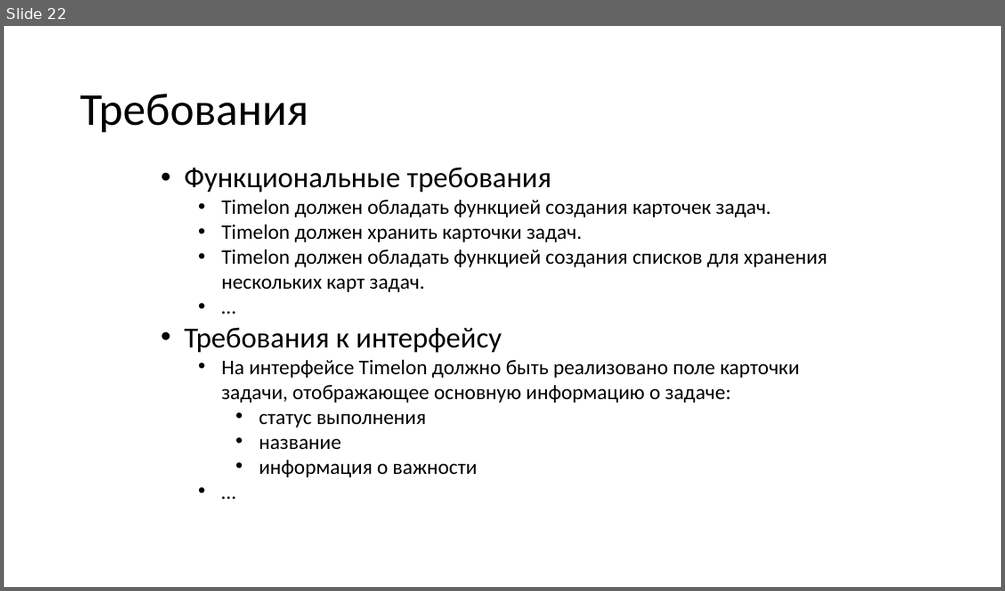
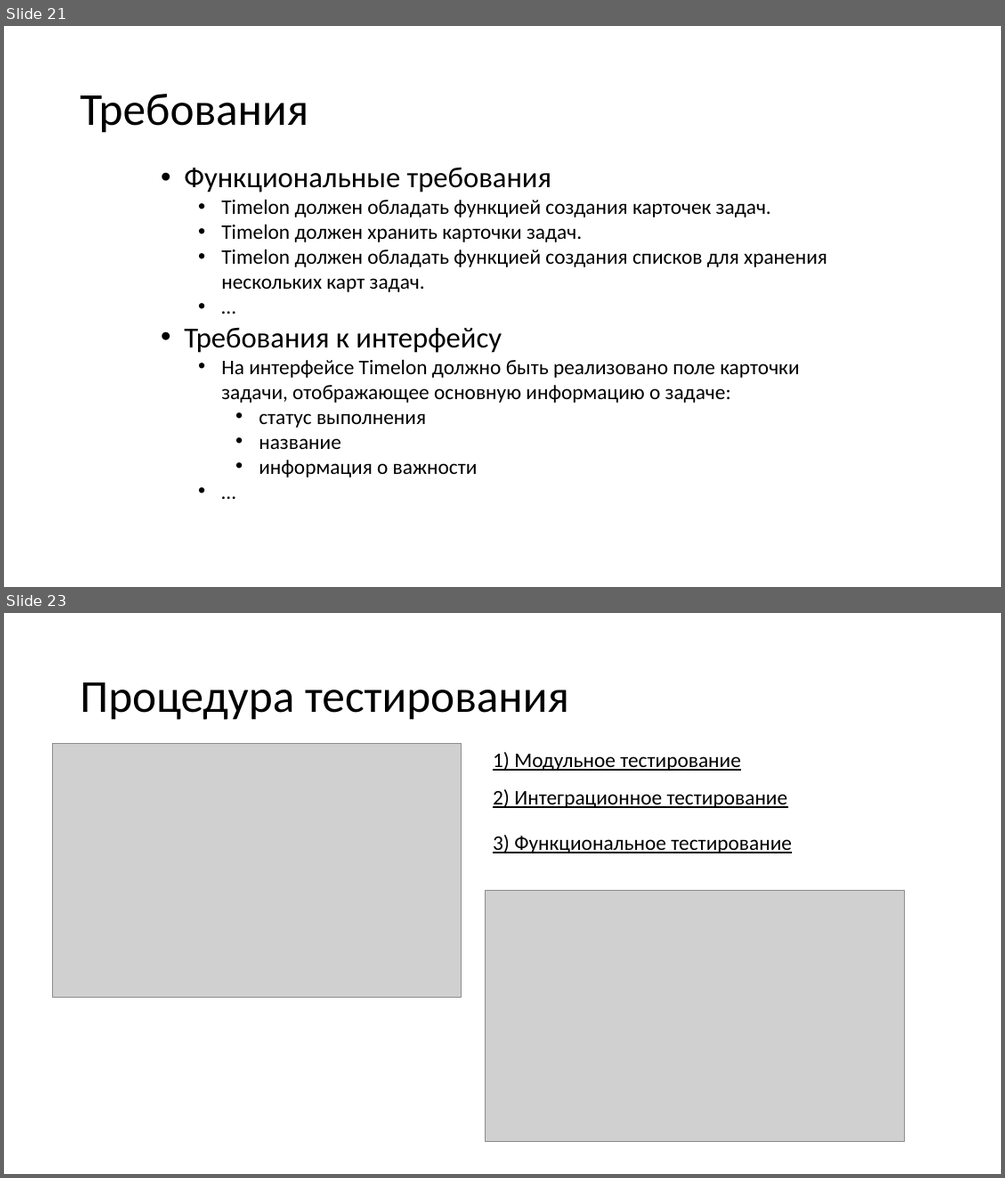
Before and after one commit to N0tilT/Timelon, a slide deck: docs/Timelon.pptx. Shown one above the other, each under a label of ours: slide 22 before the commit, slides 21 and 23 after it; the slides between them are not shown. The pictures are 1005x591 and 1005x1178 pixels, drawn with LibreOffice and Linux fonts; fonts in the diff are those of the drawing; grey boxes stand for pictures. Boxes give left, top, right and bottom in pixels: in the first picture for what was removed or moved away, otherwise in the second. Text is boxed around its words. In the diff, an @@ line names an element or a change of style, - is before the commit and + after.

```diff
--- a/docs/Timelon.pptx
+++ b/docs/Timelon.pptx
@@ slide 23 added at (4,613,1001,1174), background #FFFFFF @@
@@ title added at (80,682,569,720), 44 pt, text #000000 @@
+Процедура тестирования
@@ picture added at (53,743,461,997) @@
@@ text added at (493,752,741,771), 20 pt, text #000000, underline @@
+1) Модульное тестирование
@@ text added at (493,789,788,808), 20 pt, text #000000, underline @@
+2) Интеграционное тестирование
@@ text added at (493,835,792,853), 20 pt, text #000000, underline @@
+3) Функциональное тестирование
@@ picture added at (485,890,905,1141) @@
@@ what was slide 22 is now slide 21 @@
```
Also in this commit, not shown: 2 slides changed, 1 other slide added, 3 slides removed.
